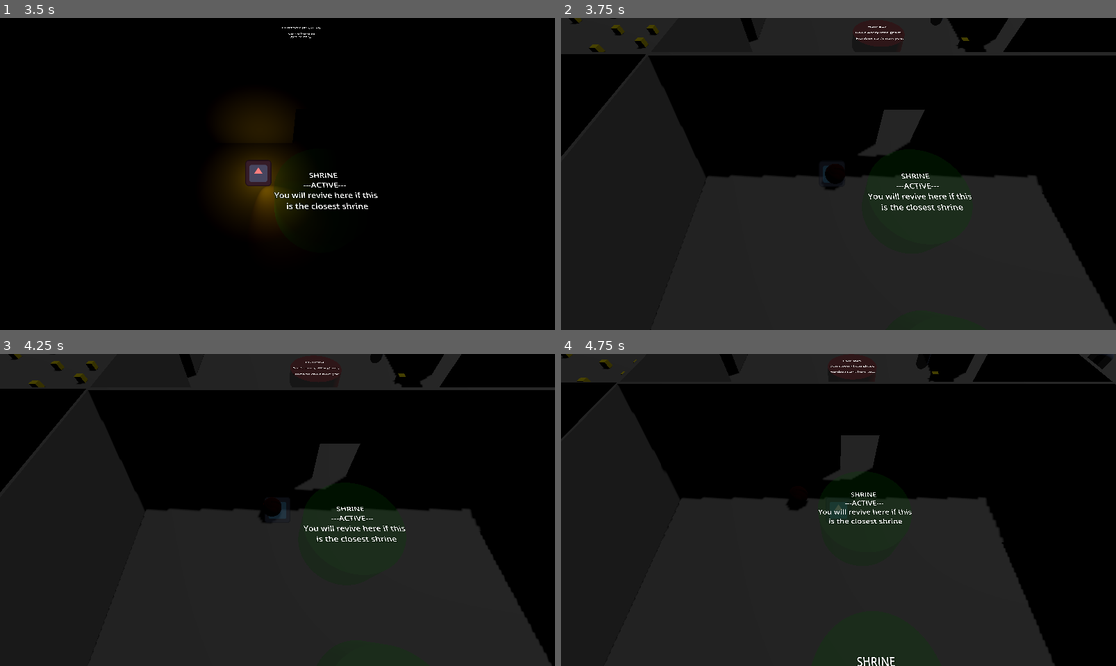
Above: before the commit, frames 1-4 (two rows, left to right).
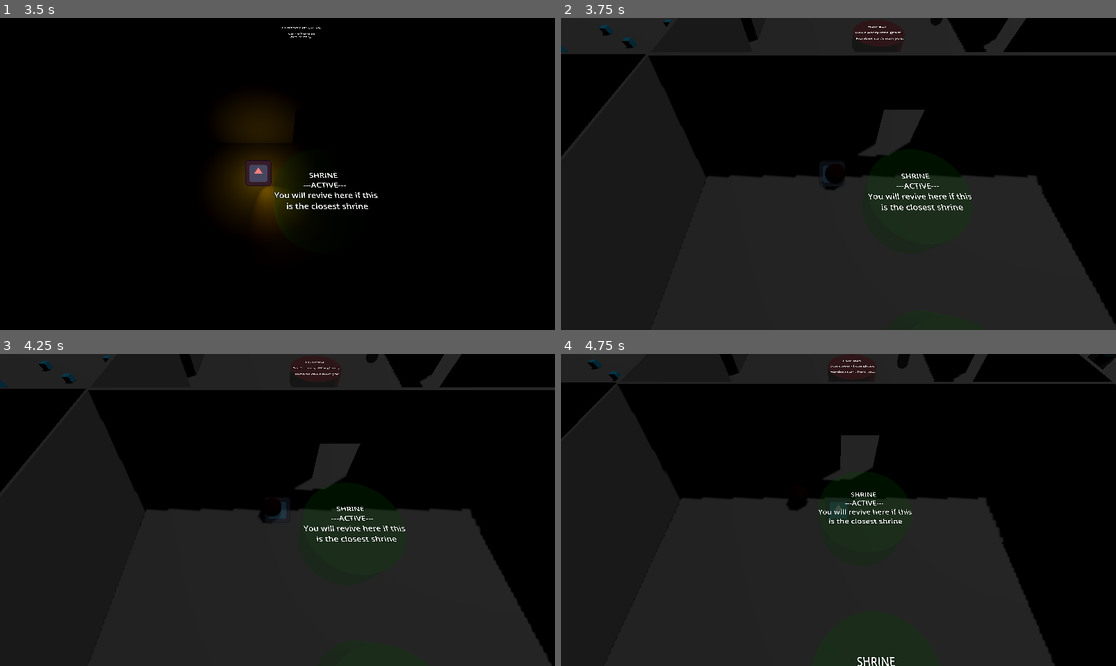
Above: after the commit, the same moments.

Repository: Rusty-Rat-Studios/dead-living-and-dying
Game: Godot game, scene res://game.tscn
Two runs of this game, one before a commit and one after it. Both use one fixed random seed, a clock stepped at 60 frames per second and the inputs below. The engine's default icon, where the game draws it, is replaced by a stand-in: a white triangle on a blue panel in a dark square.
Inputs (mouse positions are in pixels of both pictures, inside the frame that each line leads up to):
- Up to frame 1 (3.5 s): click "START" at 0.5 s; tap Enter at 1.25 s; move the mouse to (249, 236) at 1.27 s; hold Up (ui_up) 1.28-2.78 s; tap E (interact) at 1.35, 2.85 s; tap Keypad Enter (ui_accept) at 1.52, 2.27 s; move the mouse to (444, 220) at 2.02 s; tap Tab at 2.1 s; move the mouse to (111, 127) at 2.77 s; hold Left (ui_left) from 2.78 s (still down)
- Up to frame 2 (3.75 s): keep holding Left (ui_left); move the mouse to (866, 174) at 3.52 s; tap Tab at 3.6 s
- Up to frame 3 (4.25 s): keep holding Left (ui_left); tap Keypad Enter (ui_accept) at 3.77 s
- Up to frame 4 (4.75 s): move the mouse to (755, 432) at 4.27 s; release Left (ui_left) at 4.28 s; hold Down (ui_down) from 4.28 s (still down); tap E (interact) at 4.35 s; tap Keypad Enter (ui_accept) at 4.52 s

Frame 1 is identical in both runs. In frame 2, 0.4% of the frame differs, in the area x 0-74%, y 0-11%; in frame 3, 0.5%; in frame 4, 0.4%.

Commit message:
Replace most world possessables with throwables

Diff:
--- a/game.tscn
+++ b/game.tscn
@@ -14,6 +14,7 @@
 [ext_resource type="PackedScene" uid="uid://bson3umirpot2" path="res://map/wall_without_door.tscn" id="12_5tnol"]
 [ext_resource type="PackedScene" uid="uid://bcep1wbs2caas" path="res://possessable/possessable.tscn" id="13_66ase"]
 [ext_resource type="PackedScene" uid="uid://dic5onsop66y4" path="res://ui/game_menu.tscn" id="13_owhbc"]
+[ext_resource type="PackedScene" uid="uid://c1hur2s8mgagv" path="res://possessable/throwable.tscn" id="14_23qy6"]
 
 [sub_resource type="CylinderShape3D" id="CylinderShape3D_eitr8"]
 radius = 2.0
@@ -126,7 +127,10 @@
 font_size = 64
 
 [node name="Possessable" parent="World/RoomCenter" instance=ExtResource("13_66ase")]
-transform = Transform3D(1, 0, 0, 0, 1, 0, 0, 0, 1, 7, 0.25, 0)
+transform = Transform3D(1, 0, 0, 0, 1, 0, 0, 0, 1, 1, 0.25, 4)
+
+[node name="Throwable" parent="World/RoomCenter" instance=ExtResource("14_23qy6")]
+transform = Transform3D(1, 0, 0, 0, 1, 0, 0, 0, 1, -1, 0.25, 4)
 
 [node name="RoomLeft" type="Node3D" parent="World"]
 transform = Transform3D(1, 0, 0, 0, 1, 0, 0, 0, 1, -20, 0, -20)
@@ -158,53 +162,35 @@
 [node name="Possessable" parent="World/RoomLeft" instance=ExtResource("13_66ase")]
 transform = Transform3D(1, 0, 0, 0, 1, 0, 0, 0, 1, 3, 0.25, 0)
 
-[node name="Possessable2" parent="World/RoomLeft" instance=ExtResource("13_66ase")]
-transform = Transform3D(1, 0, 0, 0, 1, 0, 0, 0, 1, 1, 0.25, 0)
-
-[node name="Possessable3" parent="World/RoomLeft" instance=ExtResource("13_66ase")]
-transform = Transform3D(1, 0, 0, 0, 1, 0, 0, 0, 1, 1, 0.25, -2)
-
-[node name="Possessable4" parent="World/RoomLeft" instance=ExtResource("13_66ase")]
-transform = Transform3D(1, 0, 0, 0, 1, 0, 0, 0, 1, -2, 0.25, -2)
-
-[node name="Possessable5" parent="World/RoomLeft" instance=ExtResource("13_66ase")]
-transform = Transform3D(1, 0, 0, 0, 1, 0, 0, 0, 1, -2, 0.25, 1)
-
-[node name="Possessable6" parent="World/RoomLeft" instance=ExtResource("13_66ase")]
-transform = Transform3D(1, 0, 0, 0, 1, 0, 0, 0, 1, 5, 0.25, 1)
-
-[node name="Possessable7" parent="World/RoomLeft" instance=ExtResource("13_66ase")]
-transform = Transform3D(1, 0, 0, 0, 1, 0, 0, 0, 1, 5, 0.25, -5)
-
-[node name="Possessable8" parent="World/RoomLeft" instance=ExtResource("13_66ase")]
-transform = Transform3D(1, 0, 0, 0, 1, 0, 0, 0, 1, -4, 0.25, -5)
-
-[node name="Possessable9" parent="World/RoomLeft" instance=ExtResource("13_66ase")]
-transform = Transform3D(1, 0, 0, 0, 1, 0, 0, 0, 1, -7, 0.25, -4)
-
-[node name="Possessable10" parent="World/RoomLeft" instance=ExtResource("13_66ase")]
-transform = Transform3D(1, 0, 0, 0, 1, 0, 0, 0, 1, 2, 0.25, -6)
-
-[node name="Possessable11" parent="World/RoomLeft" instance=ExtResource("13_66ase")]
-transform = Transform3D(1, 0, 0, 0, 1, 0, 0, 0, 1, 2, 0.25, 3)
-
-[node name="Possessable12" parent="World/RoomLeft" instance=ExtResource("13_66ase")]
-transform = Transform3D(1, 0, 0, 0, 1, 0, 0, 0, 1, -1, 0.25, 4)
-
-[node name="Possessable13" parent="World/RoomLeft" instance=ExtResource("13_66ase")]
-transform = Transform3D(1, 0, 0, 0, 1, 0, 0, 0, 1, -5, 0.25, 7)
-
-[node name="Possessable14" parent="World/RoomLeft" instance=ExtResource("13_66ase")]
-transform = Transform3D(1, 0, 0, 0, 1, 0, 0, 0, 1, 1, 0.25, 7)
-
-[node name="Possessable15" parent="World/RoomLeft" instance=ExtResource("13_66ase")]
-transform = Transform3D(1, 0, 0, 0, 1, 0, 0, 0, 1, 7, 0.25, 6)
-
-[node name="Possessable16" parent="World/RoomLeft" instance=ExtResource("13_66ase")]
-transform = Transform3D(1, 0, 0, 0, 1, 0, 0, 0, 1, 4, 0.25, 5)
-
-[node name="Possessable17" parent="World/RoomLeft" instance=ExtResource("13_66ase")]
-transform = Transform3D(1, 0, 0, 0, 1, 0, 0, 0, 1, -6, 0.25, 4)
+[node name="Throwable" parent="World/RoomLeft" instance=ExtResource("14_23qy6")]
+transform = Transform3D(1, 0, 0, 0, 1, 0, 0, 0, 1, 0, 0.25, 0)
+
+[node name="Throwable2" parent="World/RoomLeft" instance=ExtResource("14_23qy6")]
+transform = Transform3D(1, 0, 0, 0, 1, 0, 0, 0, 1, -3, 0.25, -2)
+
+[node name="Throwable3" parent="World/RoomLeft" instance=ExtResource("14_23qy6")]
+transform = Transform3D(1, 0, 0, 0, 1, 0, 0, 0, 1, -2, 0.25, 2)
+
+[node name="Throwable4" parent="World/RoomLeft" instance=ExtResource("14_23qy6")]
+transform = Transform3D(1, 0, 0, 0, 1, 0, 0, 0, 1, 5, 0.25, -1)
+
+[node name="Throwable5" parent="World/RoomLeft" instance=ExtResource("14_23qy6")]
+transform = Transform3D(1, 0, 0, 0, 1, 0, 0, 0, 1, 2, 0.25, -3)
+
+[node name="Throwable6" parent="World/RoomLeft" instance=ExtResource("14_23qy6")]
+transform = Transform3D(1, 0, 0, 0, 1, 0, 0, 0, 1, 4, 0.25, 2)
+
+[node name="Throwable7" parent="World/RoomLeft" instance=ExtResource("14_23qy6")]
+transform = Transform3D(1, 0, 0, 0, 1, 0, 0, 0, 1, 0, 0.25, 3)
+
+[node name="Throwable8" parent="World/RoomLeft" instance=ExtResource("14_23qy6")]
+transform = Transform3D(1, 0, 0, 0, 1, 0, 0, 0, 1, -5, 0.25, 1)
+
+[node name="Throwable9" parent="World/RoomLeft" instance=ExtResource("14_23qy6")]
+transform = Transform3D(1, 0, 0, 0, 1, 0, 0, 0, 1, 6, 0.25, 1)
+
+[node name="Throwable10" parent="World/RoomLeft" instance=ExtResource("14_23qy6")]
+transform = Transform3D(1, 0, 0, 0, 1, 0, 0, 0, 1, 6, 0.25, -4)
 
 [node name="RoomRight" type="Node3D" parent="World"]
 transform = Transform3D(1, 0, 0, 0, 1, 0, 0, 0, 1, 20, 0, -20)
@@ -233,7 +219,7 @@
 [node name="GhostRight3" parent="World/RoomRight" instance=ExtResource("9_t4a6d")]
 transform = Transform3D(1, 0, 0, 0, 1, 0, 0, 0, 1, -2, 1, -4)
 
-[node name="Possessable" parent="World/RoomRight" instance=ExtResource("13_66ase")]
+[node name="Throwable" parent="World/RoomRight" instance=ExtResource("14_23qy6")]
 transform = Transform3D(1, 0, 0, 0, 1, 0, 0, 0, 1, 0, 0.25, 0)
 
 [node name="RoomTop" type="Node3D" parent="World"]
Not shown: 1 places in game.tscn that only renumber resources
